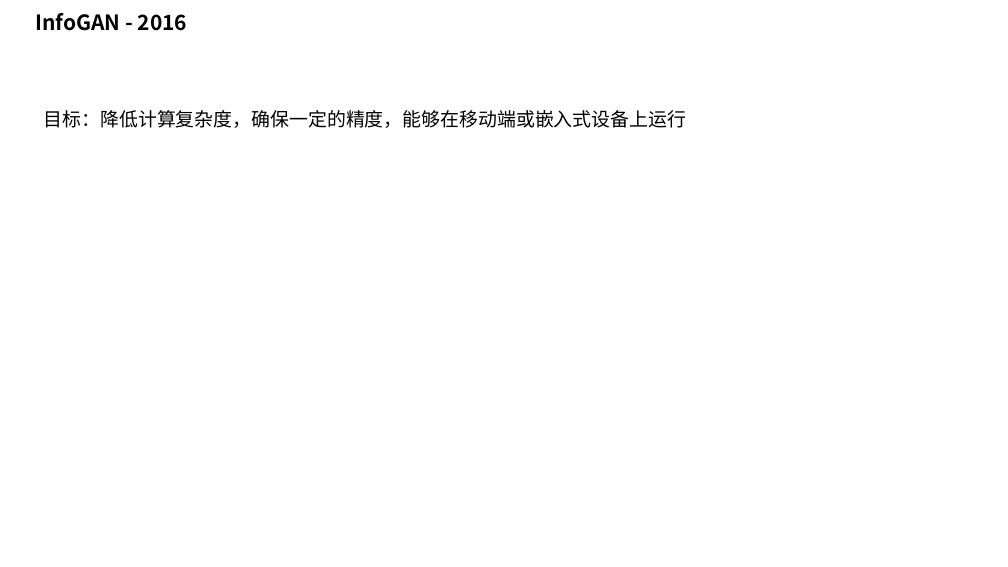
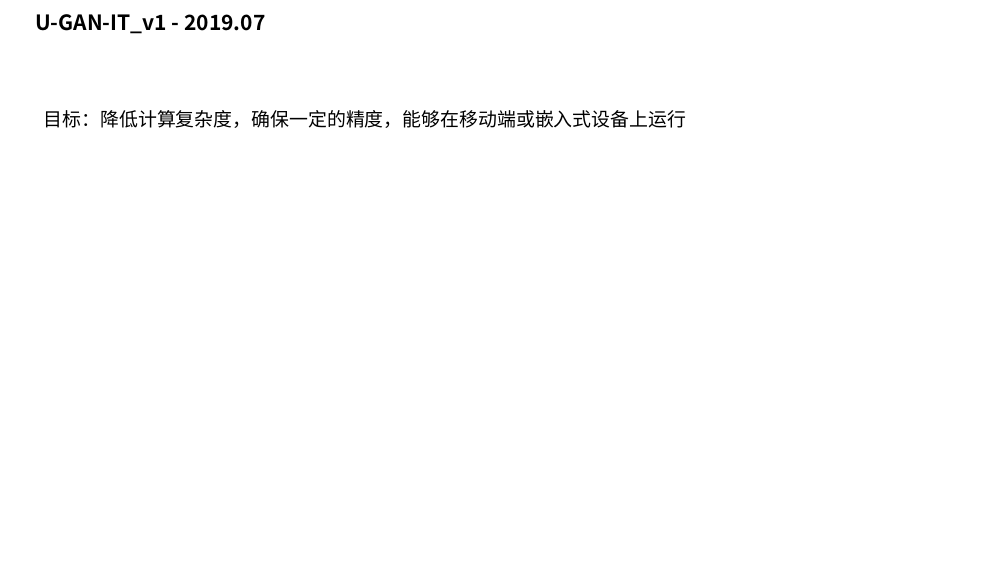
Before and after one commit to taylorguo/GAN_Understanding_Practicing, a slide deck: slide 17 of GAN_Understanding/GANunderstanding.pptx. Drawn at 1008x567 pixels with LibreOffice and Linux fonts; fonts in the diff are those of the drawing. Boxes give left, top, right and bottom in pixels: in the first picture for what was removed or moved away, otherwise in the second. Text is boxed around its words. In the diff, an @@ line names an element or a change of style, - is before the commit and + after.

```diff
--- a/GAN_Understanding/GANunderstanding.pptx
+++ b/GAN_Understanding/GANunderstanding.pptx
@@ text at (x1=35, y1=14, x2=265, y2=34): text changed @@
-InfoGAN - 2016
+U-GAN-IT_v1 - 2019.07
```
Also in this commit, not shown: 2 other files.
